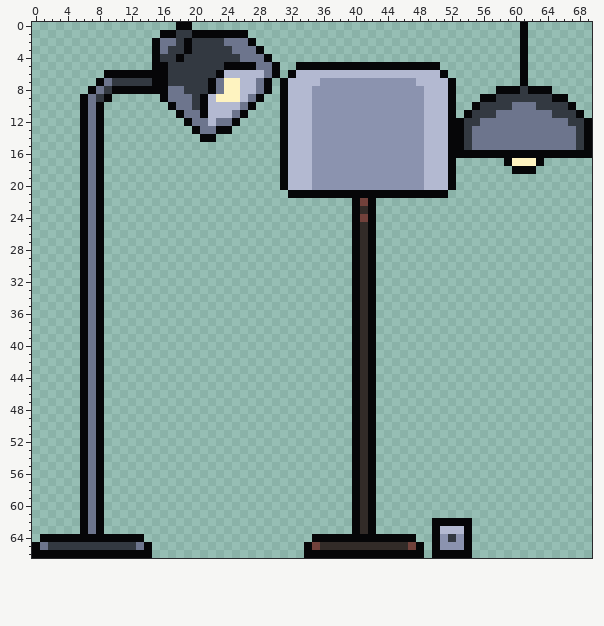
Edited in one commit: pixel-art file (Assets/Rooms/Sprites/Lamps.aseprite). This is how it looked before the edit.
70x67 pixels, 1 frame.
New version:
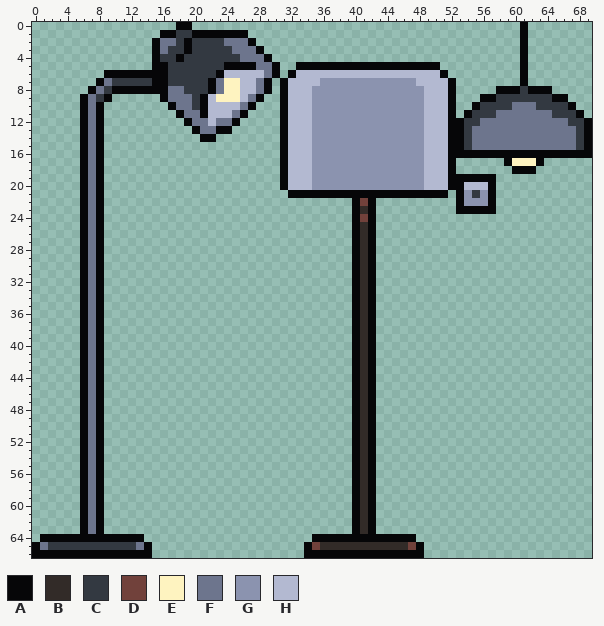
Palette (. is transparent): A #060608  B #322b28  C #333941  D #71413b  E #fef3c0  F #6d758d  G #8b93af  H #b3b9d1
The author wrote: Setup turning on and off Lamp
From old to new:
@@ x 51..59 @@
 18 HA.......
-19 HA.......
-20 HA.......
-21 A........
-22 .........
-23 .........
+19 HAAAAAA..
+20 HAAHHHA..
+21 A.AGCGA..
+22 ..AGGGA..
+23 ..AAAAA..
 24 .........
@@ x 48..56 @@
 61 .........
-62 ..AAAAA..
-63 ..AHHHA..
-64 ..AGCGA..
-65 A.AGGGA..
-66 A.AAAAA..
+62 .........
+63 .........
+64 .........
+65 A........
+66 A........
Pixel boxes of the changes (left, top, right, bottom) in both pictures:
added: (456, 174, 496, 214)
erased: (432, 518, 472, 558)
